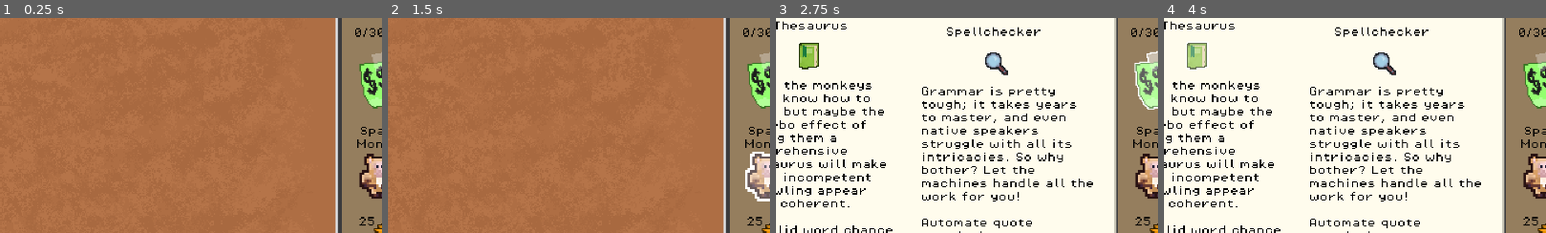
Above: before the commit, frames 1-4 (left to right).
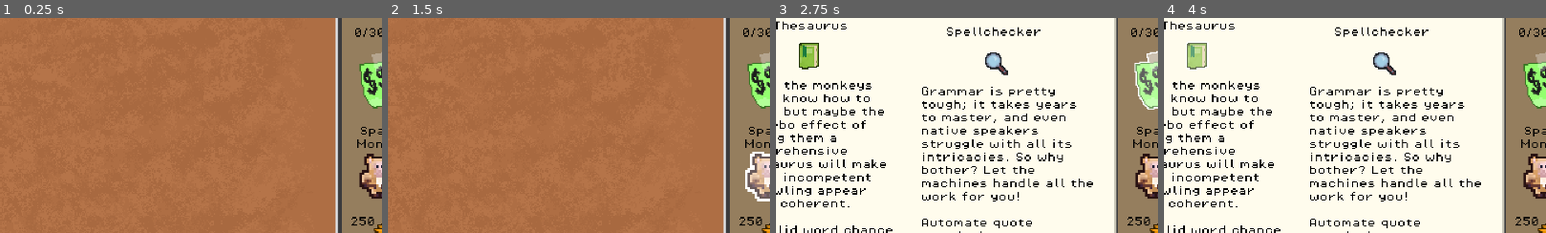
Above: after the commit, the same moments.

Repository: levienk/GMTK-Game-Jam-2024
Game: Godot game, scene res://game.tscn
The game is run twice, just before and just after one commit, with the same random seed, the same clock (stepped at 60 frames per second) and the same inputs. Sound files missing from this copy of the repository are replaced by a short silence.
Inputs (mouse positions are % of the whole screen's width and height, from its top left):
- Up to frame 1 (0.25 s): no input
- Up to frame 2 (1.5 s): click (13, 89) at 0.52 s; type "12" at 0.6 s; click "25" (after the commit: "250") at 1.25 s
- Up to frame 3 (2.75 s): click (95, 31) at 2 s
- Up to frame 4 (4 s): click "3000" at 2.75 s; click "700" at 3.5 s
The pictures show only the part of the screen within x 44-94%, y 16-66%; the shares and areas given below are measured in that part.

The runs differ from the first frame. In frame 1, less than 0.1% of the frame differs, in the area x 92-98%, y 92-97%; in frame 2, less than 0.1%; in frame 3, less than 0.1%; in frame 4, less than 0.1%.

Commit message:
Change price of Monkey

Diff:
--- a/game.tscn
+++ b/game.tscn
@@ -32,6 +32,7 @@
 offset_top = 160.0
 offset_right = 638.0
 offset_bottom = 224.0
+price = 250
 
 [node name="ShopButton" parent="Interface/Shop" instance=ExtResource("8_wq7y3")]
 offset_left = 582.0
